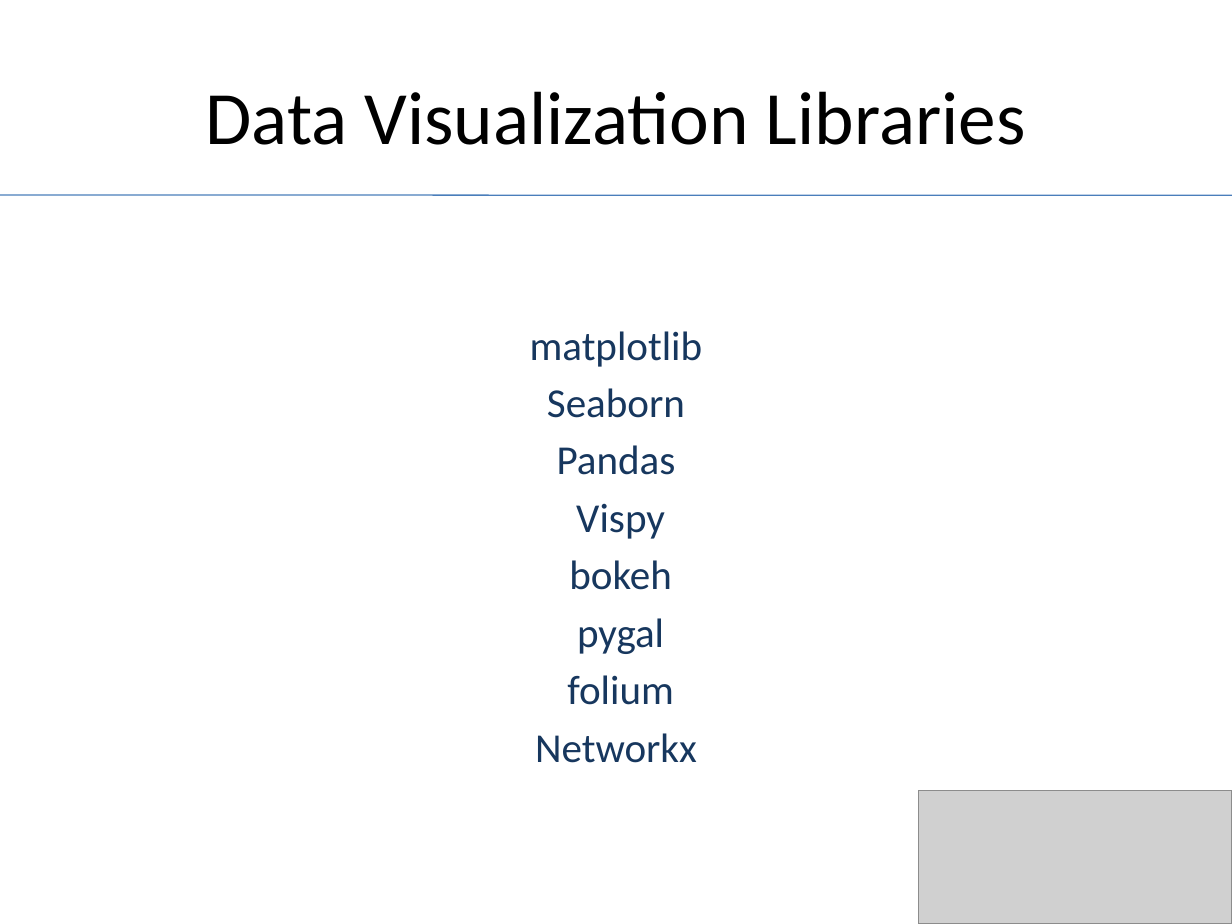
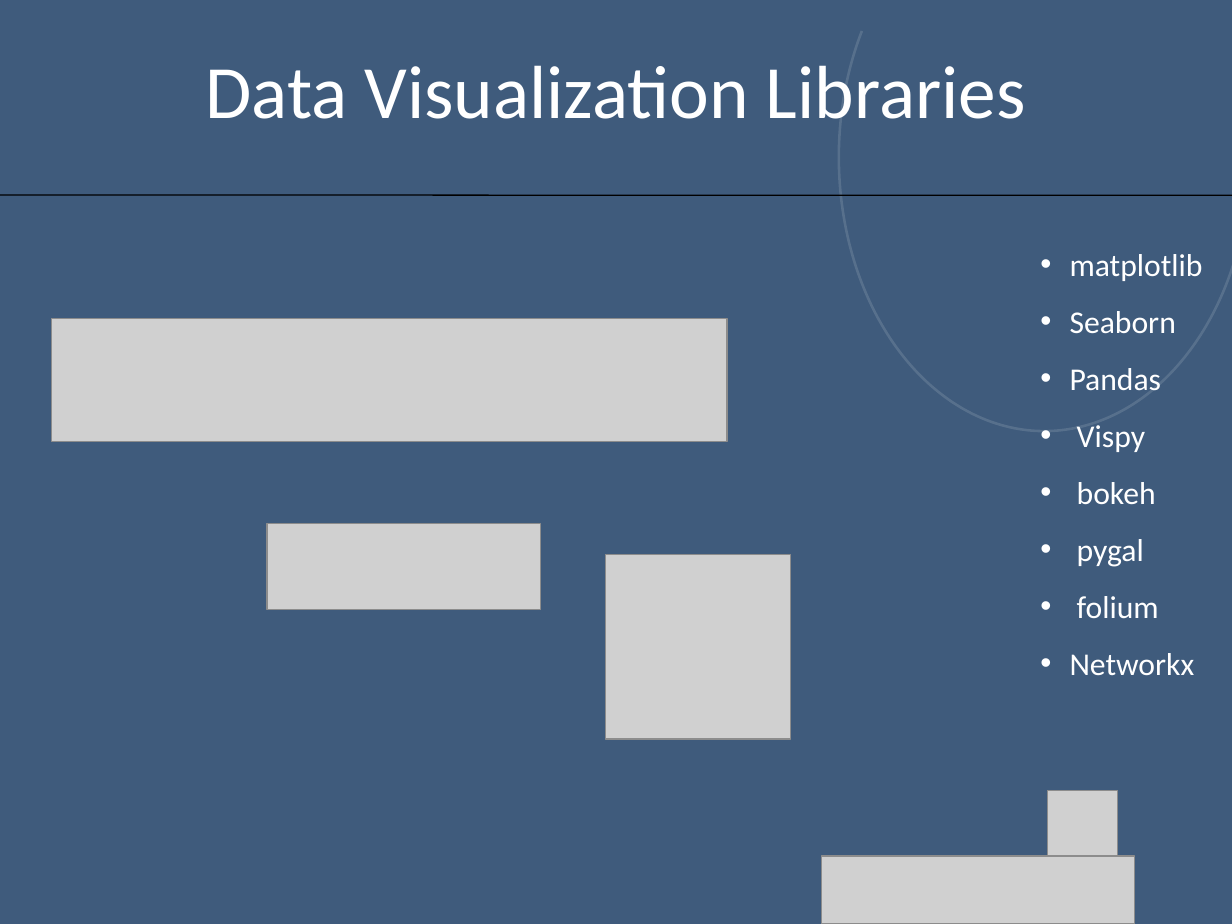
Before and after one commit to aimlearnings/DataScience, a slide deck: slide 5 of Data Visualization.pptx. Drawn at 1232x924 pixels with LibreOffice and Linux fonts; fonts in the diff are those of the drawing; grey boxes stand for pictures; background and template pictures are left out; a plain dark background stands for a picture behind light text. Boxes give left, top, right and bottom in pixels: in the first picture for what was removed or moved away, otherwise in the second. Text is boxed around its words. In the diff, an @@ line names an element or a change of style, - is before the commit and + after.

```diff
--- a/Data Visualization.pptx
+++ b/Data Visualization.pptx
@@ background #FFFFFF to picture (left out) @@
@@ rectangle added at <box>0,0,1232,924</box>, fill #4F81BD at 56% opacity @@
@@ arc (boxed as its full ellipse) added at <box>839,0,1232,431</box>, outline #FFFFFF 1.5 pt @@
@@ text "Data Visualization Libraries" at <box>205,65,1026,119</box>: text colour #000000 to #FFFFFF; vertical alignment middle to top @@
@@ text "matplotlib": place and size @@
-text "matplotlib" at <box>530,331,703,763</box>
+text "matplotlib" at <box>1070,254,1203,675</box>
@@ text "matplotlib" at <box>1070,254,1203,675</box>: size 24 to 18.5 pt, text colour #17375E to #FFFFFF; alignment centre to left; bullet none to •; list level 1 to 9 in "matplotlib"; line spacing 1 to 1.5; list level 1 to 9 in "Seaborn"; list level 1 to 9 in "Pandas"; list level 1 to 9 in "Vispy"; list level 1 to 9 in "bokeh"; list level 1 to 9 in "pygal"; list level 1 to 9 in "folium"; list level 1 to 9 in "Networkx" @@
@@ line (0, 195) - (1232, 196): stroke #4B7EBC 0.75 pt to #000000 0.75 pt @@
@@ picture added at <box>52,318,727,441</box> @@
@@ picture added at <box>267,524,541,610</box> @@
@@ picture added at <box>606,554,791,739</box> @@
@@ picture removed at <box>919,791,1232,924</box> @@
@@ picture added at <box>1047,791,1117,861</box> @@
@@ picture added at <box>822,856,1135,924</box> @@
```
Also in this commit, not shown: 6 other slides changed, 1 slide added, 5 other files.
